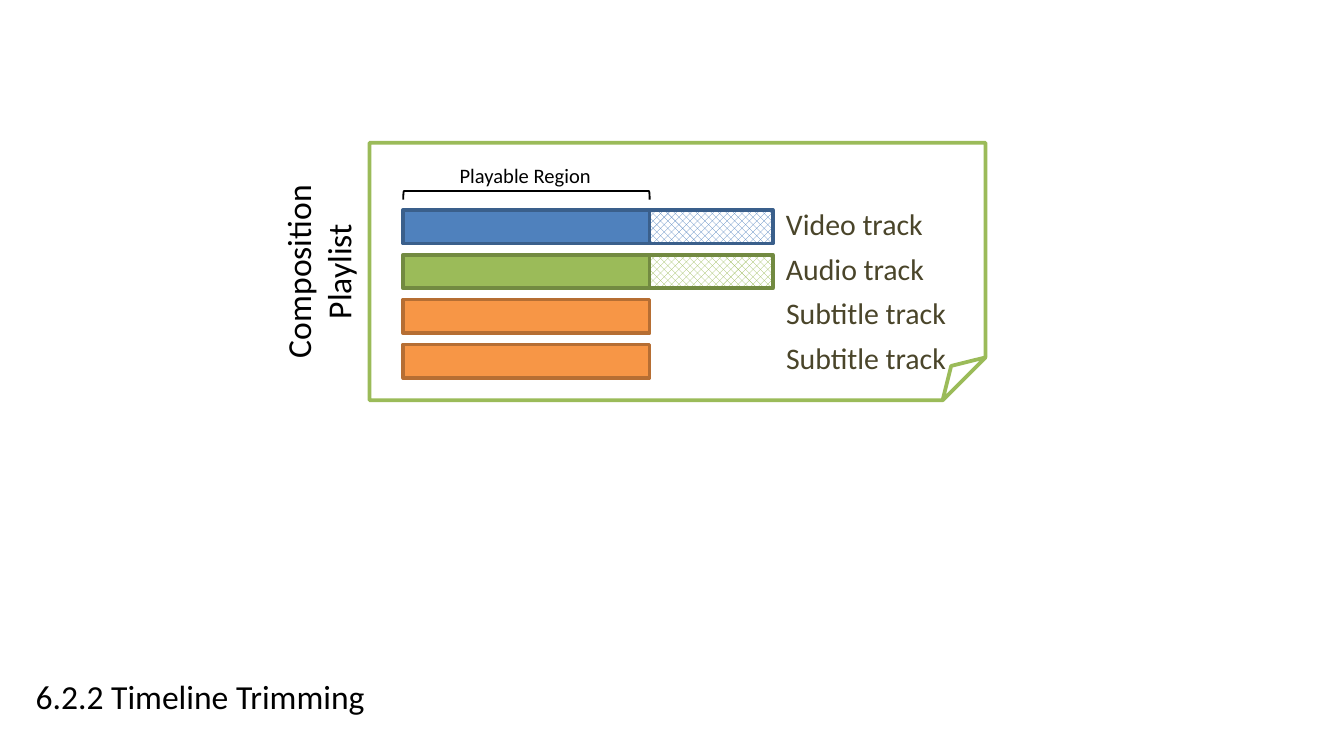
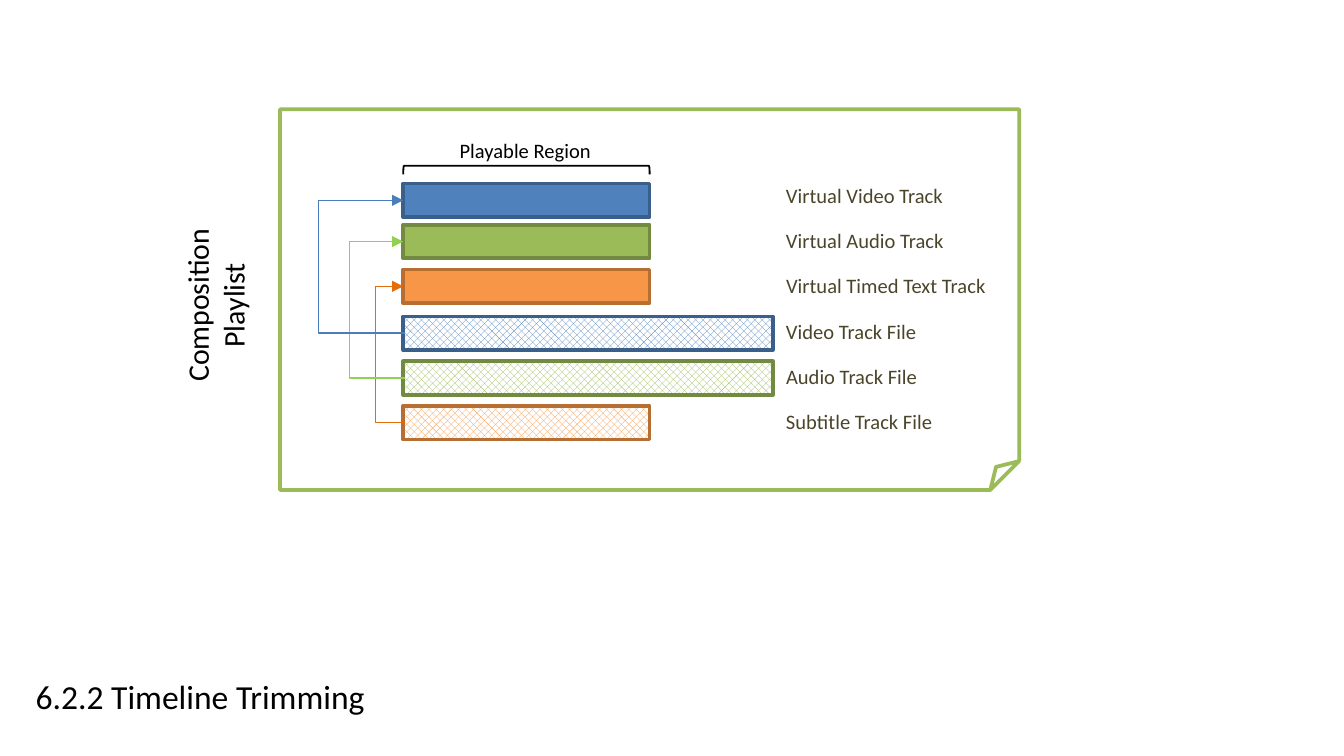
Before and after one commit to imfug/002-pkg-and-delivery, a slide deck: slide 1 of diagrams/diagrams.pptx. Drawn at 1344x756 pixels with LibreOffice and Linux fonts; fonts in the diff are those of the drawing. Boxes give left, top, right and bottom in pixels: in the first picture for what was removed or moved away, otherwise in the second. Text is boxed around its words. In the diff, an @@ line names an element or a change of style, - is before the commit and + after.

```diff
--- a/diagrams/diagrams.pptx
+++ b/diagrams/diagrams.pptx
@@ folded corner: place and size @@
-folded corner at [370,142,985,401]
+folded corner at [280,109,1019,489]
@@ folded corner at [280,109,1019,489]: proportions changed @@
@@ text "Composition Playlist": place and size @@
-text "Composition Playlist" at [279,203,360,353]
+text "Composition Playlist" at [180,245,252,377]
@@ text "Composition Playlist" at [180,245,252,377]: size 18 to 16 pt @@
@@ elbow arrow added from (405, 333) to (403, 200), #4B7EBC 0.75 pt @@
@@ 1 text, 1 left bracket, 1 rectangle: place and size @@
-1 text, 1 left bracket, 1 rectangle at [403,168,649,243]
+1 text, 1 left bracket, 1 rectangle at [403,143,649,218]
@@ text added at [786,188,942,203], 11 pt, text #4A452A @@
+Virtual Video Track
@@ rectangle: place and size @@
-rectangle at [403,255,649,289]
+rectangle at [403,224,649,258]
@@ text added at [786,233,943,248], 11 pt, text #4A452A @@
+Virtual Audio Track
@@ elbow arrow added from (405, 378) to (403, 242), #92D050 0.75 pt @@
@@ elbow arrow added from (405, 423) to (403, 286), #E46C0A 0.75 pt @@
@@ rectangle: place and size @@
-rectangle at [403,344,649,378]
+rectangle at [403,270,649,304]
@@ text added at [786,278,985,293], 11 pt, text #4A452A @@
+Virtual Timed Text Track
@@ rectangle: place and size @@
-rectangle at [649,210,773,243]
+rectangle at [403,316,773,349]
@@ text at [786,324,916,339]: text changed; size 16 to 11 pt @@
-Video track
+Video Track File
@@ text removed at [786,348,946,370] @@
-Subtitle track
@@ rectangle: place and size @@
-rectangle at [649,255,773,289]
+rectangle at [403,362,773,395]
@@ text at [786,369,917,384]: text changed; size 16 to 11 pt @@
-Audio track
+Audio Track File
@@ rectangle: place and size @@
-rectangle at [403,300,649,333]
+rectangle at [403,406,649,439]
@@ rectangle at [403,406,649,439]: fill #F79646 to pattern #F79646 on #FFFFFF @@
@@ text at [786,414,932,429]: text changed; size 16 to 11 pt @@
-Subtitle track
+Subtitle Track File
```
Also in this commit, not shown: 2 other files.
